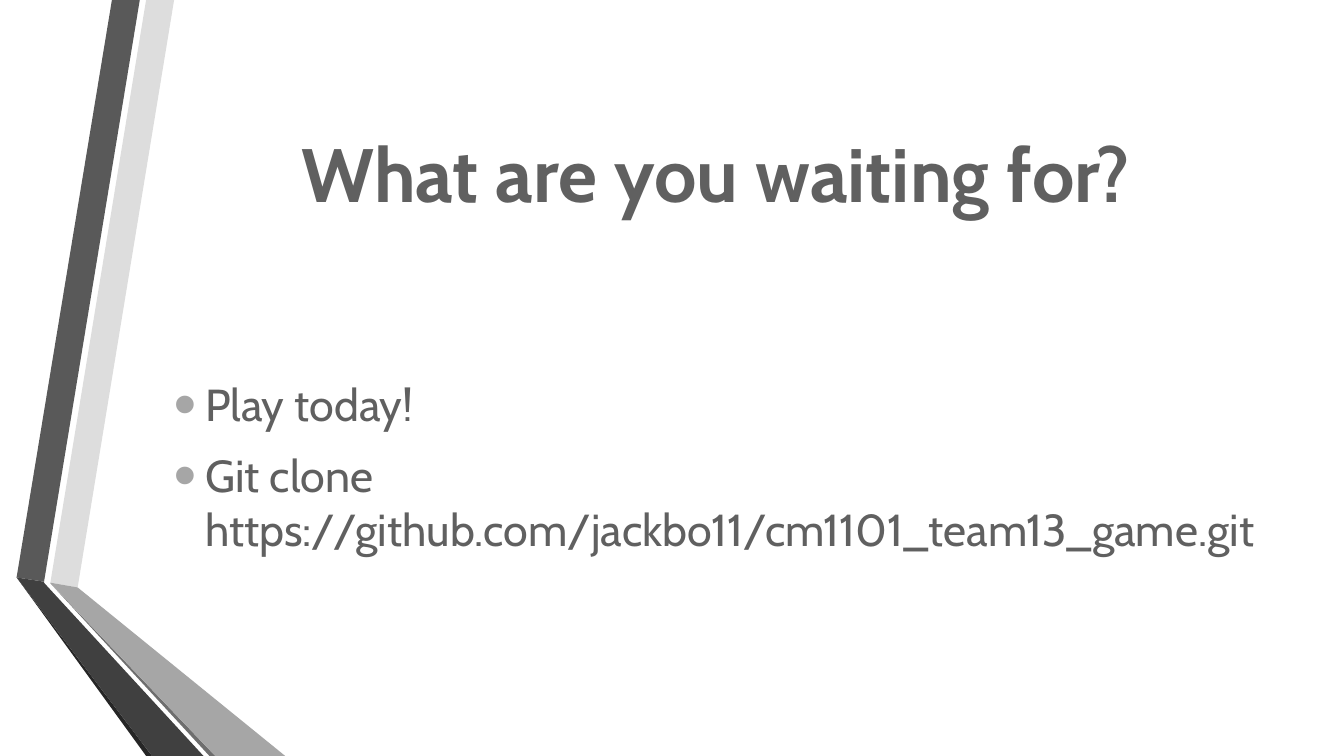
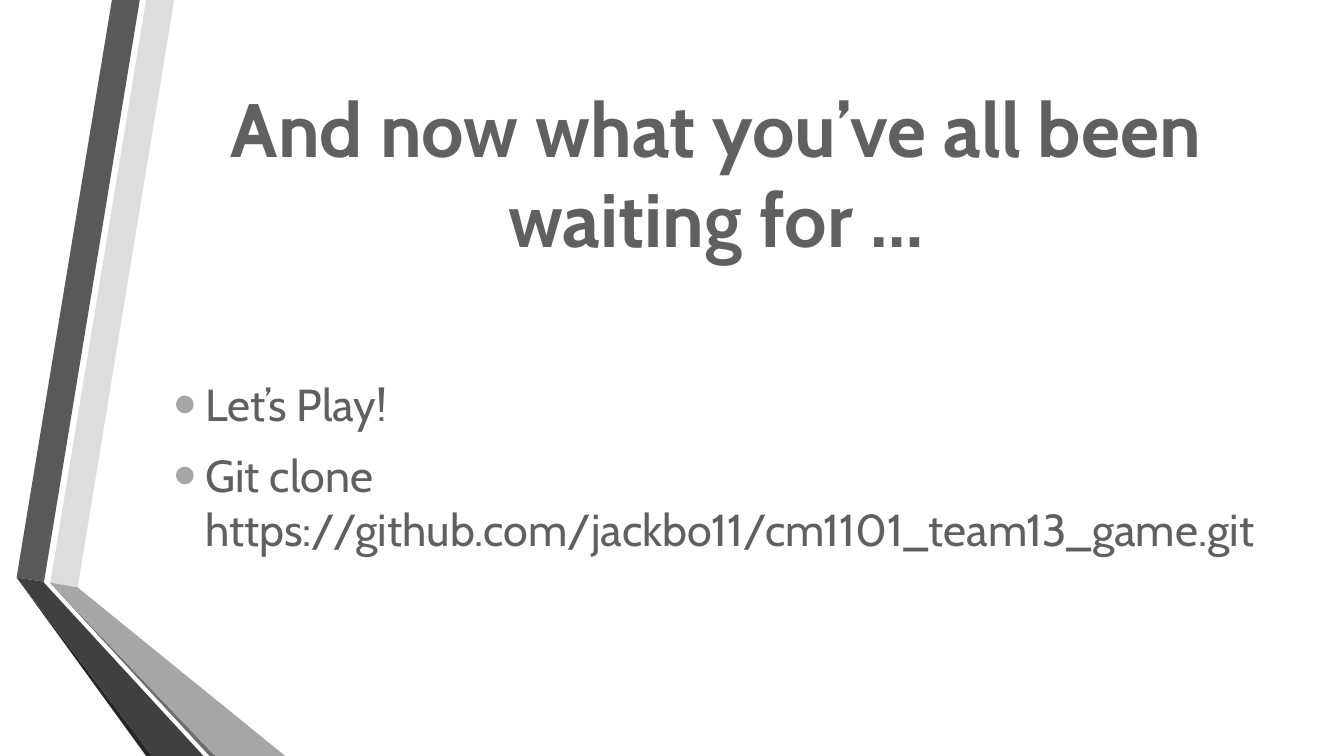
Before and after one commit to jackbo11/cm1101_team13_game, a slide deck: slide 15 of A night out at the SU (2).pptx. Drawn at 1344x756 pixels with LibreOffice and Linux fonts; fonts in the diff are those of the drawing; background and template pictures are left out. Boxes give left, top, right and bottom in pixels: in the first picture for what was removed or moved away, otherwise in the second. Text is boxed around its words. In the diff, an @@ line names an element or a change of style, - is before the commit and + after.

```diff
--- a/A night out at the SU (2).pptx
+++ b/A night out at the SU (2).pptx
@@ title at (231, 100, 1201, 264): text changed @@
-What are you waiting for?
+And now what you’ve all been waiting for …
@@ text at (205, 387, 387, 431): text changed @@
-• Play today!
+• Let’s Play!
```
